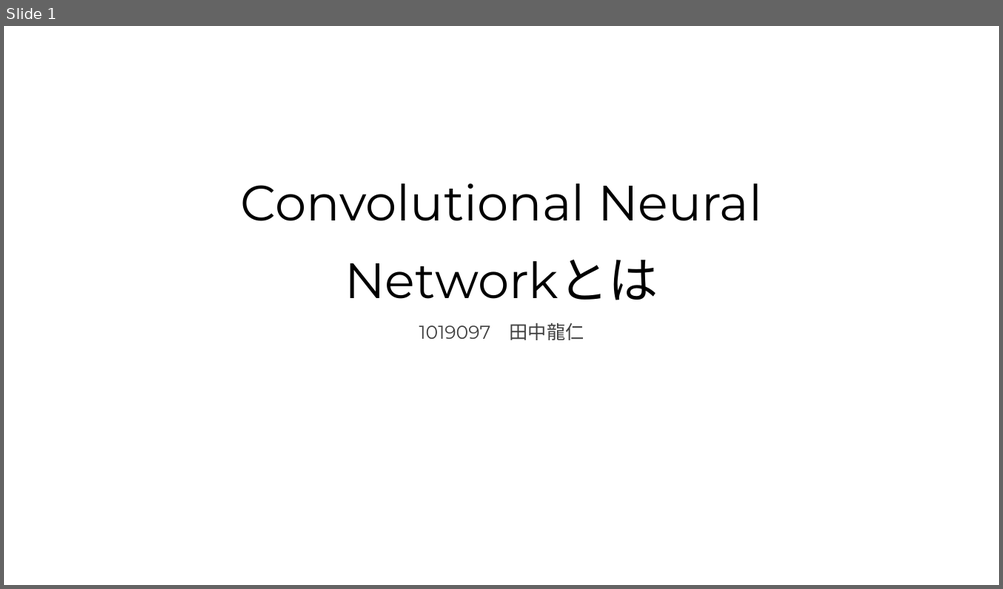
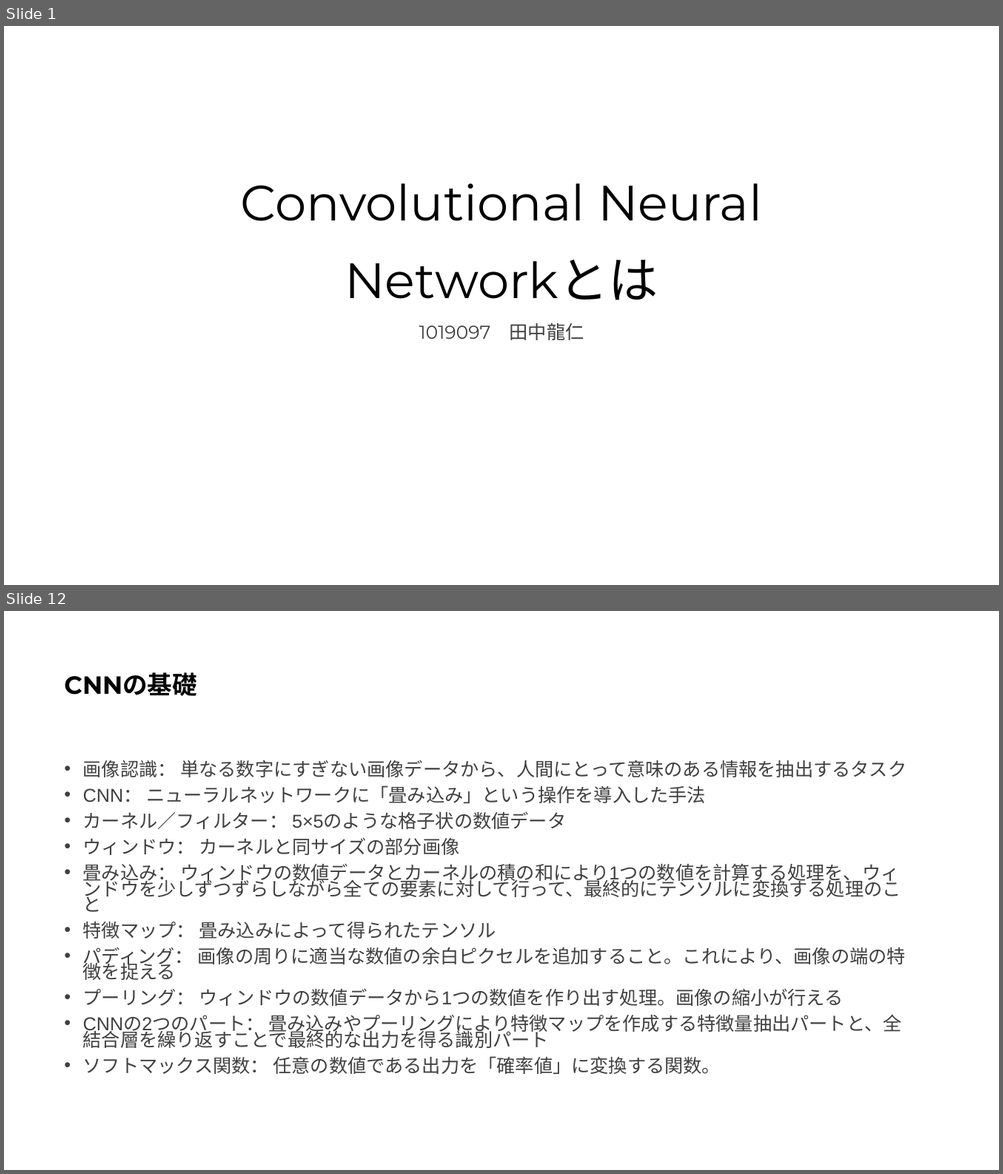
Before and after one commit to Harrry1206/-Graduation-research2, a slide deck: Convolutional Neural Networkとは.pptx. Shown one above the other, each under a label of ours: slide 1 before the commit, slides 1 and 12 after it; the slides between them are not shown. The pictures are 1003x589 and 1003x1174 pixels, drawn with LibreOffice and Linux fonts; fonts in the diff are those of the drawing. Boxes give left, top, right and bottom in pixels: in the first picture for what was removed or moved away, otherwise in the second. Text is boxed around its words. In the diff, an @@ line names an element or a change of style, - is before the commit and + after.

```diff
--- a/Convolutional Neural Networkとは.pptx
+++ b/Convolutional Neural Networkとは.pptx
@@ slide 12 added at [4,611,999,1170], background #FFFFFF @@
@@ title added at [64,672,197,696], 24 pt, text #000000, bold @@
+CNNの基礎
@@ text added at [83,760,906,1074], 18 pt, text #404040 @@
+• 画像認識： 単なる数字にすぎない画像データから、人間にとって意味のある情報を抽出するタスク
+• CNN： ニューラルネットワークに「畳み込み」という操作を導入した手法
+• カーネル／フィルター： 5×5のような格子状の数値データ
+• ウィンドウ： カーネルと同サイズの部分画像
+• 畳み込み： ウィンドウの数値データとカーネルの積の和により1つの数値を計算する処理を、ウィンドウを少しずつずらしながら全ての要素に対して行って、最終的にテンソルに変換する処理のこと
+• 特徴マップ： 畳み込みによって得られたテンソル
+• パディング： 画像の周りに適当な数値の余白ピクセルを追加すること。これにより、画像の端の特徴を捉える
+• プーリング： ウィンドウの数値データから1つの数値を作り出す処理。画像の縮小が行える
+• CNNの2つのパート： 畳み込みやプーリングにより特徴マップを作成する特徴量抽出パートと、全結合層を繰り返すことで最終的な出力を得る識別パート
+• ソフトマックス関数： 任意の数値である出力を「確率値」に変換する関数。
```
Also in this commit, not shown: 1 slide changed, 9 other slides added, 1 slide removed.
